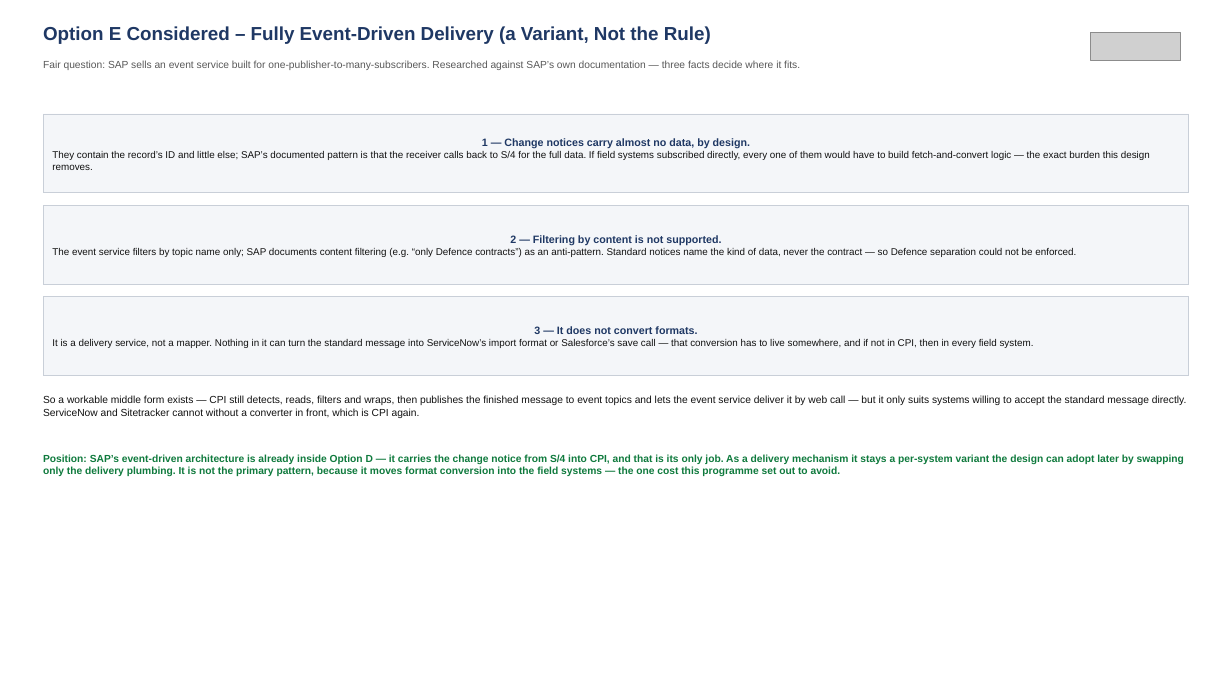
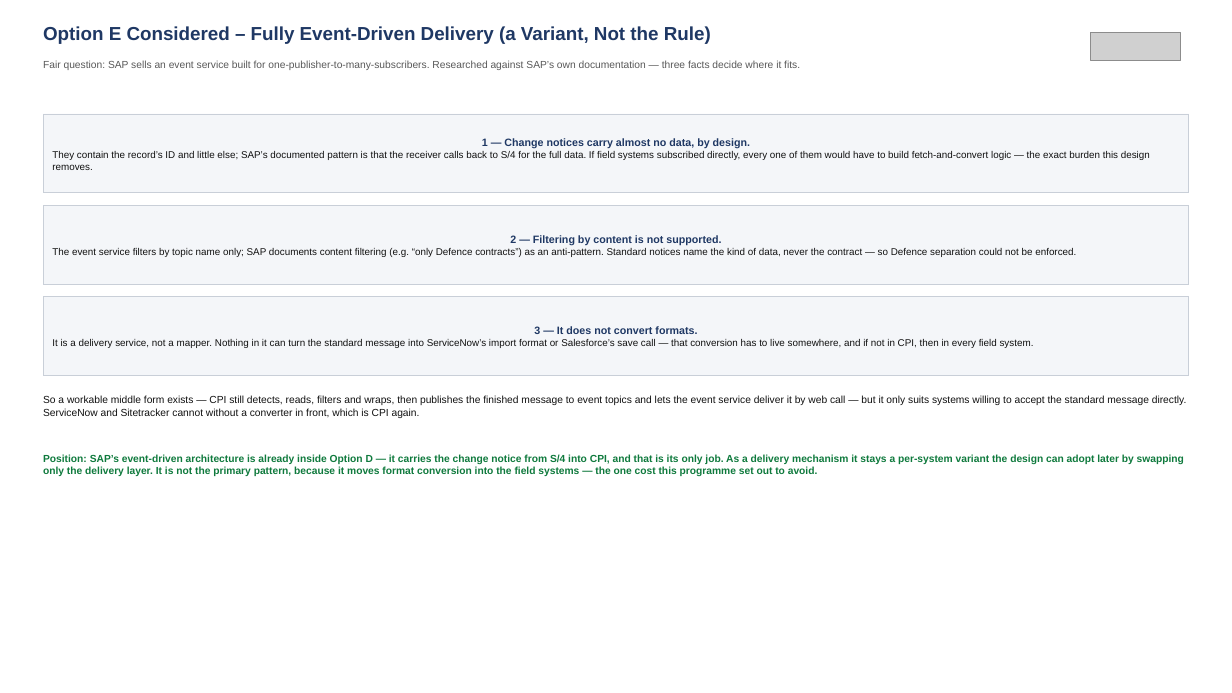
Before and after one commit to rajesh-sha/Test, a slide deck: slide 18 of docs/JAMS-WriteBack-Callback-S4-Key-Design-Decision-2.pptx (slide 22 before the commit). Drawn at 1232x693 pixels with LibreOffice and Linux fonts; fonts in the diff are those of the drawing; grey boxes stand for pictures. Boxes give left, top, right and bottom in pixels: in the first picture for what was removed or moved away, otherwise in the second. Text is boxed around its words. In the diff, an @@ line names an element or a change of style, - is before the commit and + after.

```diff
--- a/docs/JAMS-WriteBack-Callback-S4-Key-Design-Decision-2.pptx
+++ b/docs/JAMS-WriteBack-Callback-S4-Key-Design-Decision-2.pptx
@@ text at (43,454,1184,476): text changed @@
-Position: SAP’s event-driven architecture is already inside Option D — it carries the change notice from S/4 into CPI, and that is its only job. As a delivery mechanism it stays a per-system variant the design can adopt later by swapping only the delivery plumbing. It is not the primary pattern, because it moves format conversion into the field systems — the one cost this programme set out to avoid.
+Position: SAP’s event-driven architecture is already inside Option D — it carries the change notice from S/4 into CPI, and that is its only job. As a delivery mechanism it stays a per-system variant the design can adopt later by swapping only the delivery layer. It is not the primary pattern, because it moves format conversion into the field systems — the one cost this programme set out to avoid.
```
Also in this commit, not shown: 1 other slide changed.
